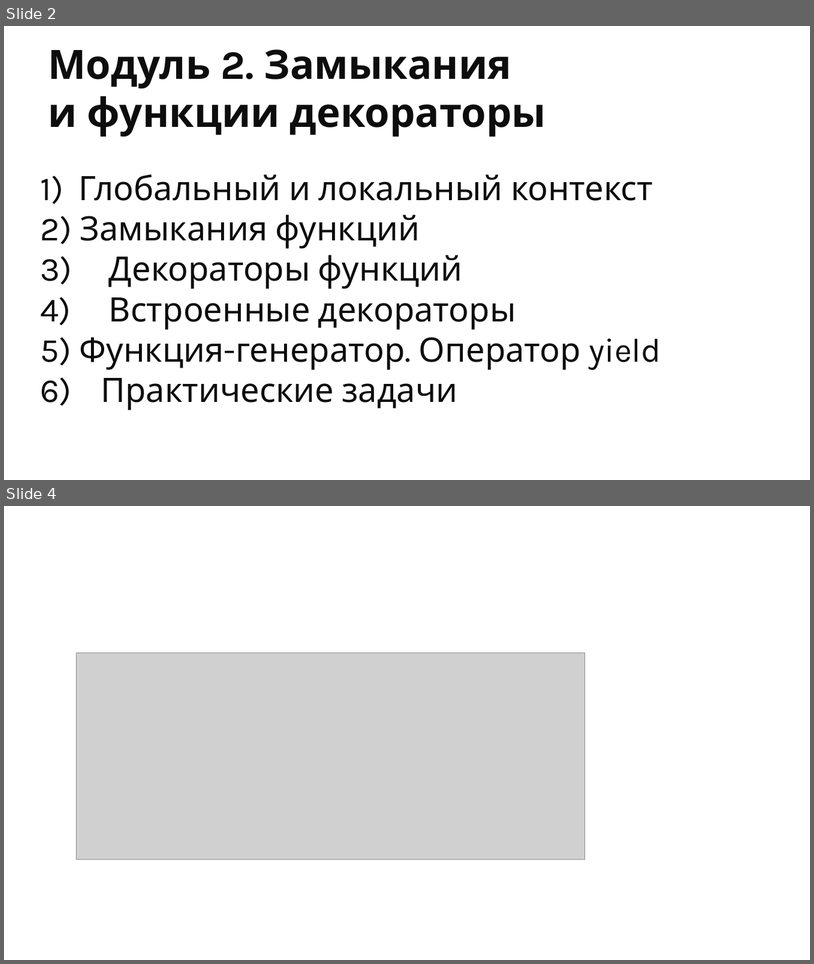
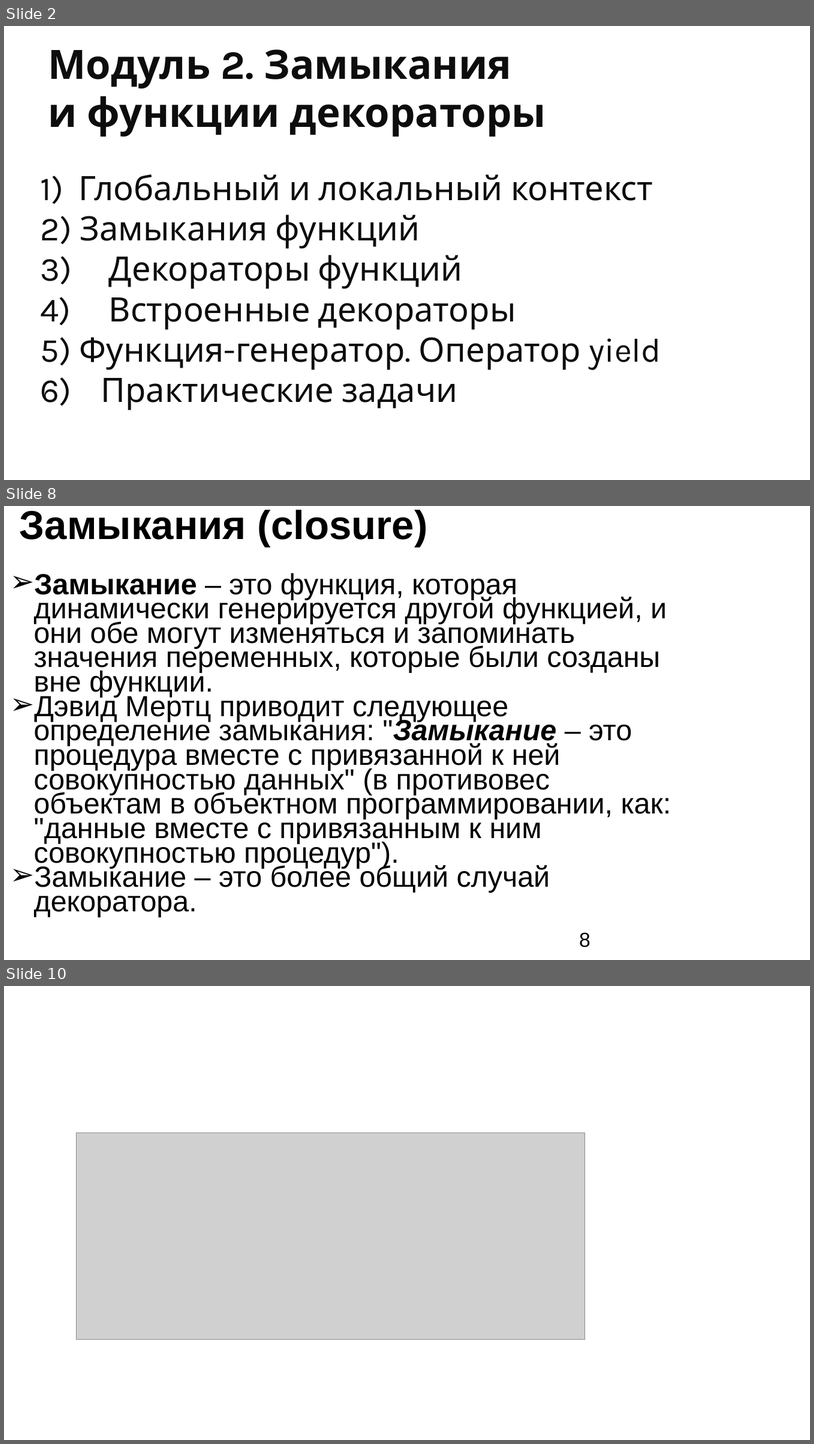
Before and after one commit to ookotukoo/pt-2.1-from-11.11, a slide deck: m2/ppt/2.pptx. Shown one above the other, each under a label of ours: slides 2 and 4 before the commit, slides 2, 8 and 10 after it; the slides between them are not shown. The pictures are 814x964 and 814x1444 pixels, drawn with LibreOffice and Linux fonts; fonts in the diff are those of the drawing; grey boxes stand for pictures; background and template pictures are left out. Boxes give left, top, right and bottom in pixels: in the first picture for what was removed or moved away, otherwise in the second. Text is boxed around its words. In the diff, an @@ line names an element or a change of style, - is before the commit and + after.

```diff
--- a/m2/ppt/2.pptx
+++ b/m2/ppt/2.pptx
@@ slide 8 added at box(4, 506, 810, 960), background #FFFFFF @@
@@ title added at box(20, 510, 428, 547), 48 pt, text #000000, bold @@
+Замыкания (closure)
@@ text added at box(34, 573, 672, 916), 34.5 pt, text #000000 @@
+➢ Замыкание – это функция, которая динамически генерируется другой функцией, и они обе могут изменяться и запоминать значения переменных, которые были созданы вне функции.
+➢ Дэвид Мертц приводит следующее определение замыкания: "Замыкание – это процедура вместе с привязанной к ней совокупностью данных" (в противовес объектам в объектном программировании, как: "данные вместе с привязанным к ним совокупностью процедур").
+➢ Замыкание – это более общий случай декоратора.
@@ page number added at box(579, 932, 591, 947), 24 pt, text #000000 @@
+8
@@ what was slide 4 is now slide 10 @@
```
Also in this commit, not shown: 6 other slides added, 7 other files.
